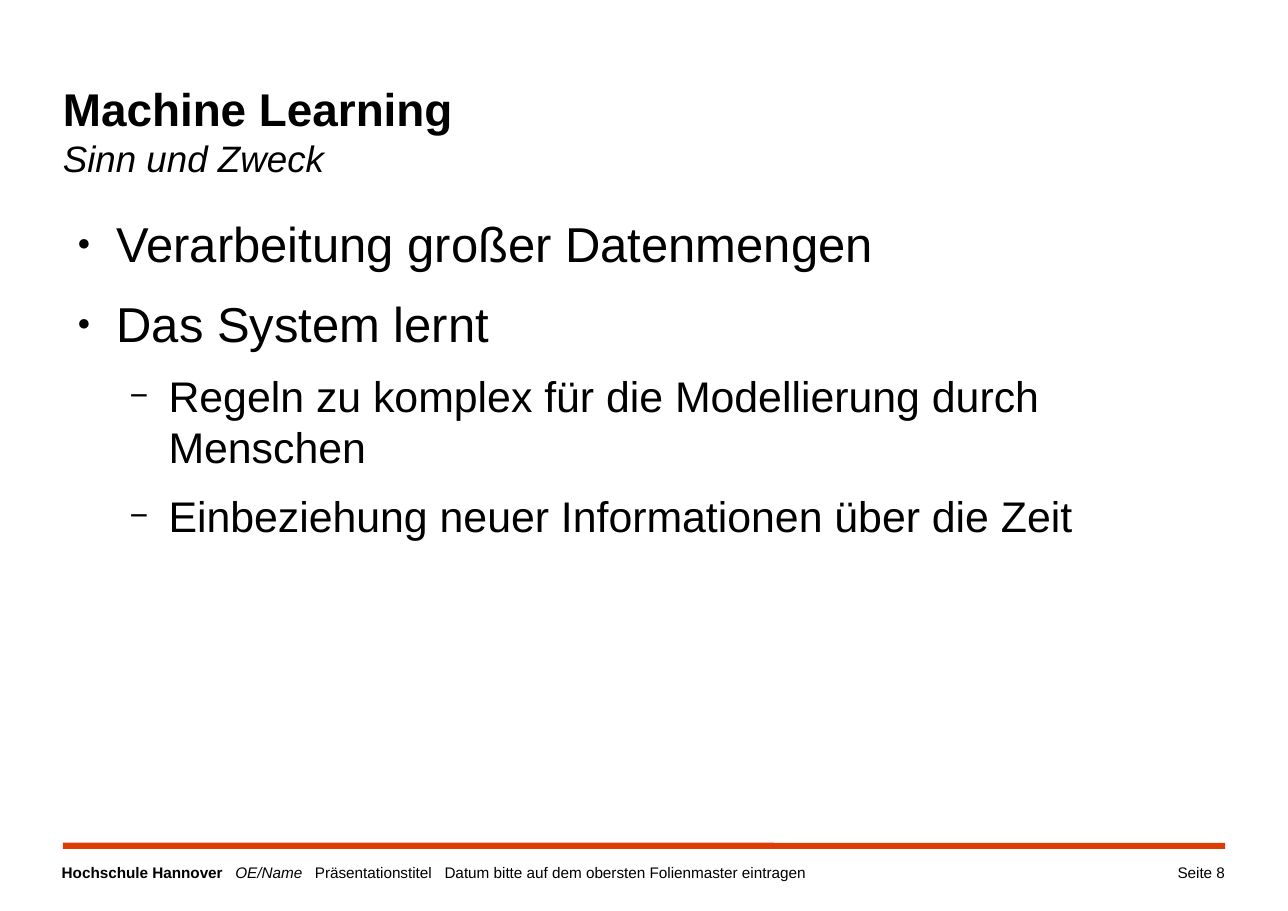
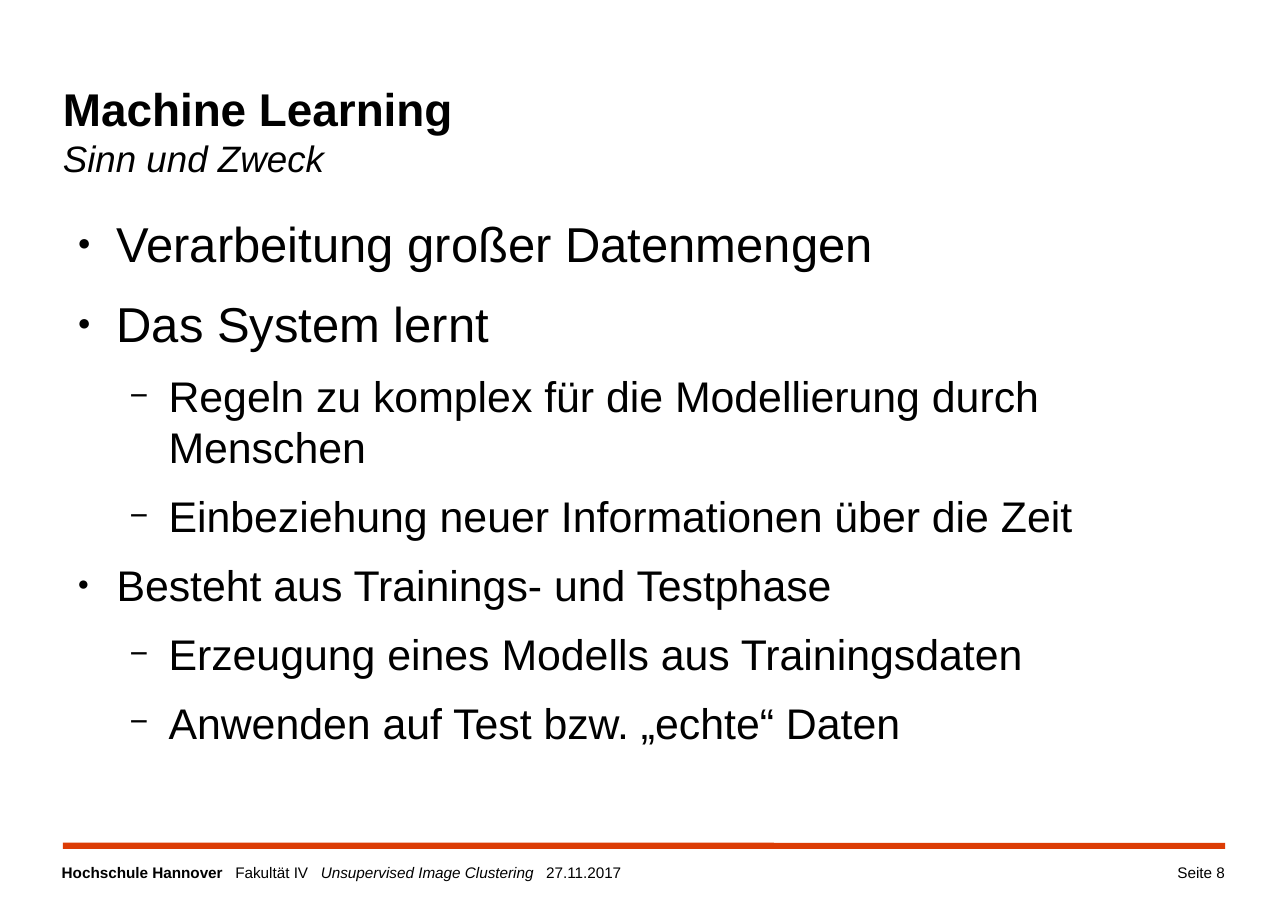
Before and after one commit to a-cl/ma-thesis, a slide deck: slide 8 of kolloquim.pptx. Drawn at 1288x911 pixels with LibreOffice and Linux fonts; fonts in the diff are those of the drawing; background and template pictures are left out. Boxes give left, top, right and bottom in pixels: in the first picture for what was removed or moved away, otherwise in the second. Text is boxed around its words. In the diff, an @@ line names an element or a change of style, - is before the commit and + after.

```diff
--- a/kolloquim.pptx
+++ b/kolloquim.pptx
@@ text at [117, 570, 1023, 745]: paragraphs added @@
+● Besteht aus Trainings- und Testphase
+  − Erzeugung eines Modells aus Trainingsdaten
+  − Anwenden auf Test bzw. „echte“ Daten
@@ text at [62, 867, 621, 882]: text changed @@
-Hochschule Hannover OE/Name Präsentationstitel Datum bitte auf dem obersten Folienmaster eintragen
+Hochschule Hannover Fakultät IV Unsupervised Image Clustering 27.11.2017
```
Also in this commit, not shown: 21 other slides changed, 4 slides added, 3 slides removed.
